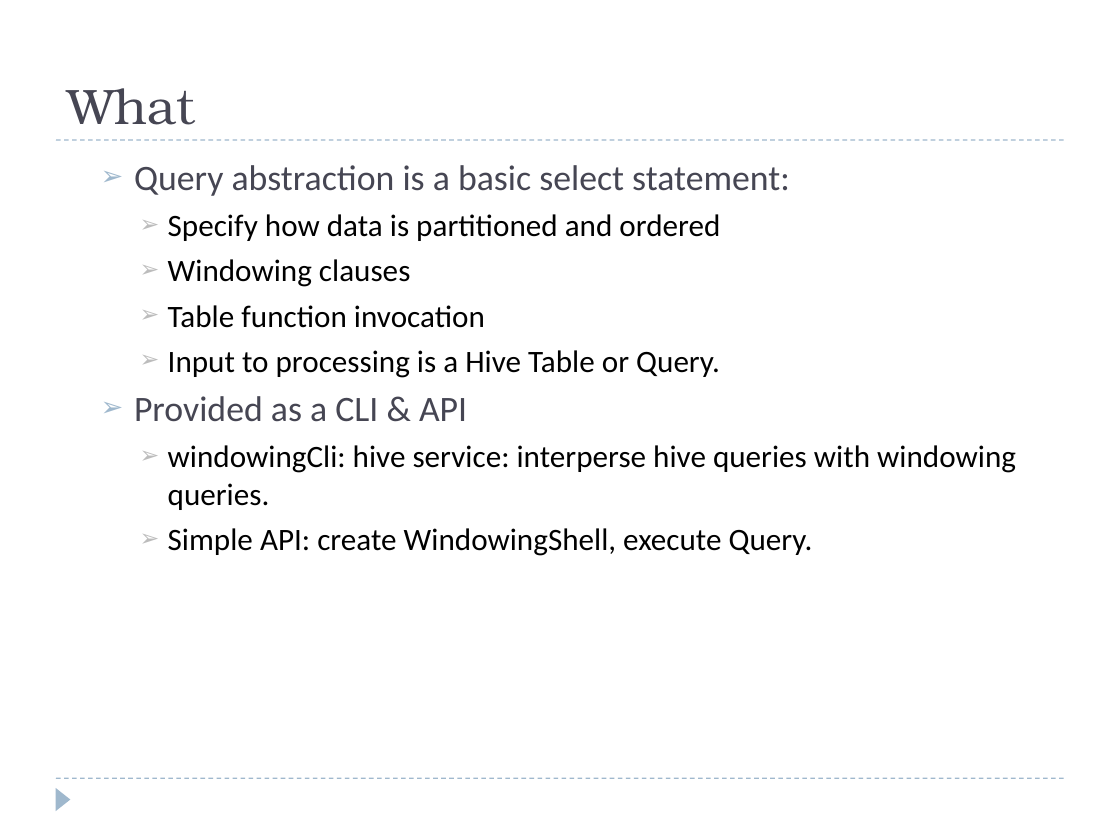
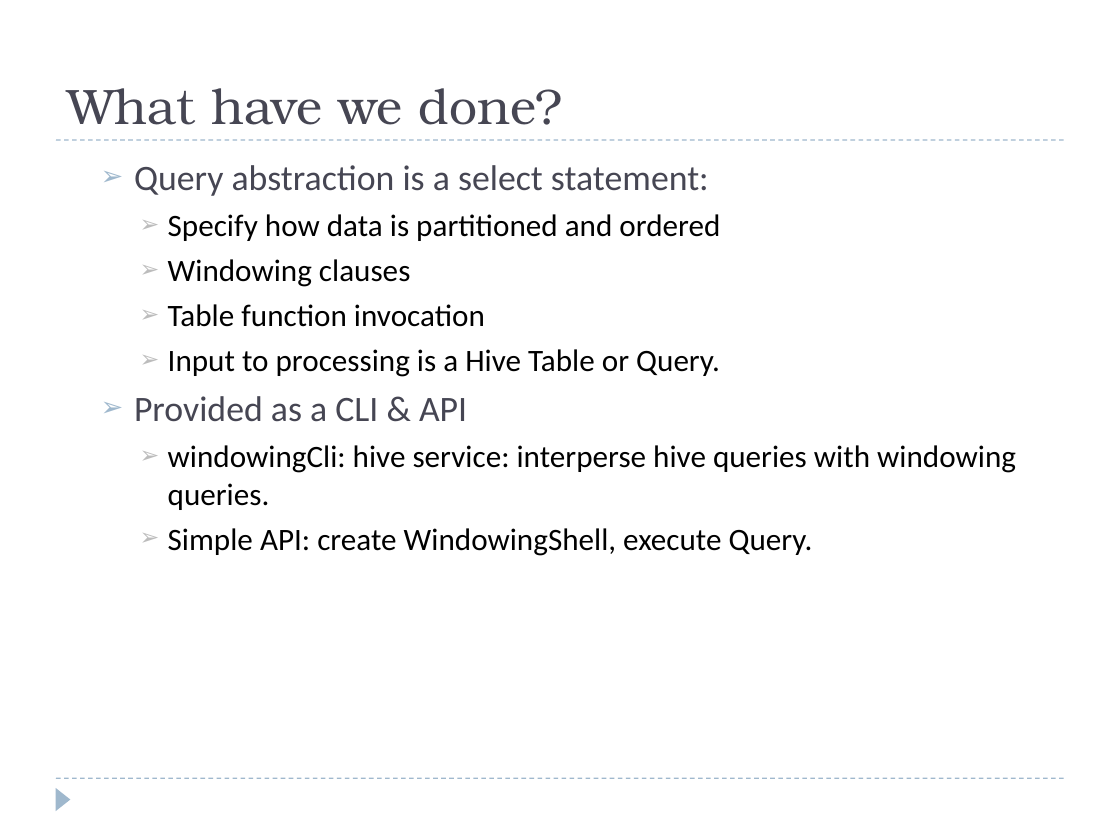
Before and after one commit to hbutani/SQLWindowing, a slide deck: slide 10 of docs/SQW.ppt (slide 3 before the commit). Drawn at 1120x840 pixels with LibreOffice and Linux fonts; fonts in the diff are those of the drawing. Boxes give left, top, right and bottom in pixels: in the first picture for what was removed or moved away, otherwise in the second. Text is boxed around its words. In the diff, an @@ line names an element or a change of style, - is before the commit and + after.

```diff
--- a/docs/SQW.ppt
+++ b/docs/SQW.ppt
@@ title at (67, 88, 562, 125): text changed @@
-What
+What have we done?
@@ text at (134, 165, 709, 196): text changed @@
-  ➢ Query abstraction is a basic select statement:
+  ➢ Query abstraction is a select statement:
```
Also in this commit, not shown: 4 other slides changed, 13 slides added.
